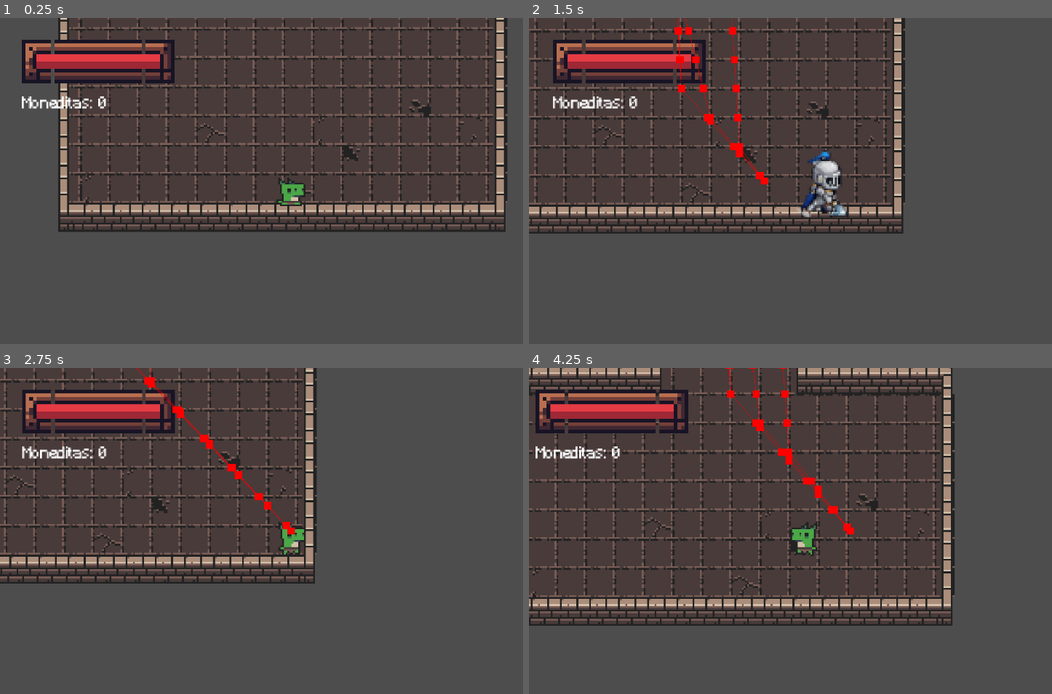
Above: before the commit, frames 1-4 (two rows, left to right).
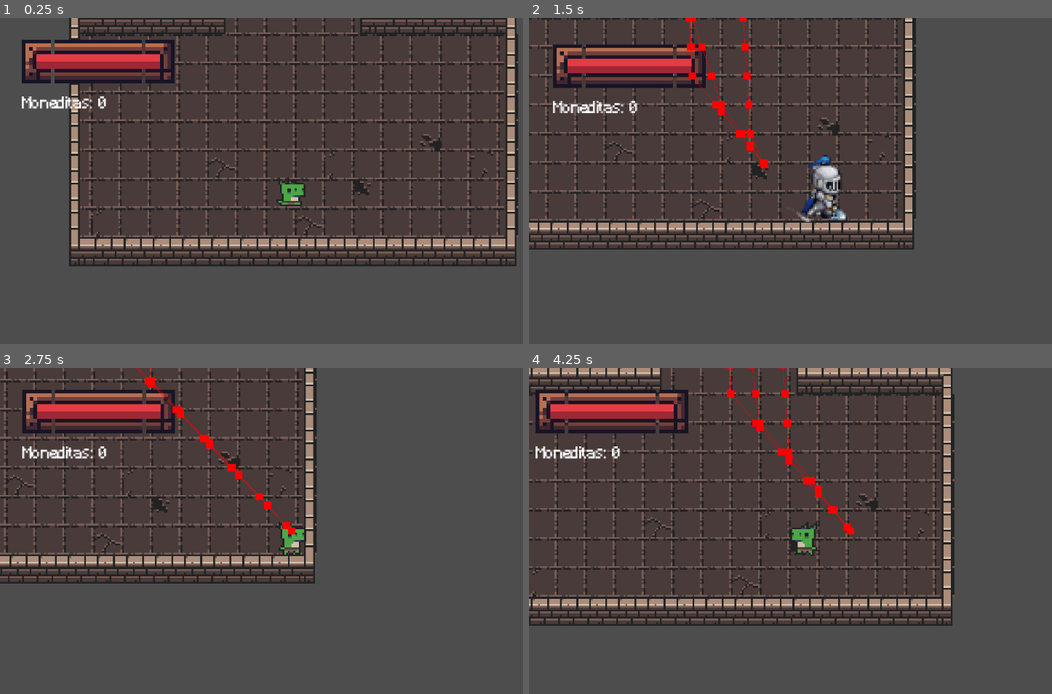
Above: after the commit, the same moments.

Repository: yoltzinbur/prueba-roguelike
Game: Godot game, scene res://Utilities/Main/Main.tscn
Same seed, same stepped clock (60 frames per second), same inputs: the game is played once before the commit and once after it.
Inputs (mouse positions are in pixels of both pictures, inside the frame that each line leads up to):
- Up to frame 1 (0.25 s): no input
- Up to frame 2 (1.5 s): tap Enter (enter) at 0.5, 0.6 s; move the mouse to (947, 164) at 0.52 s; hold D (right) 0.53-1.28 s; move the mouse to (701, 197) at 1.27 s; hold S (down) from 1.28 s (still down); click (701, 197) at 1.35 s
- Up to frame 3 (2.75 s): tap Enter (enter) at 1.55, 2.1 s; move the mouse to (350, 459) at 2.02 s; release S (down) at 2.03 s; hold D (right) from 2.03 s (still down)
- Up to frame 4 (4.25 s): move the mouse to (790, 596) at 2.77 s; release D (right) at 2.78 s; hold W (up) 2.78-3.53 s; tap R (heal) at 2.85 s; tap Enter (enter) at 3.05, 3.6 s; move the mouse to (994, 579) at 3.52 s; hold A (left) from 3.53 s (still down)

The runs differ from the first frame. In frame 1, 28% of the frame differs, in the area x 11-100%, y 0-77%; in frame 2, 25%; in frame 3, 1.3%; in frame 4, 1.4%.

Commit message:
Terminar lo del cofre y el mapita

Diff:
--- /dev/null
+++ b/Entities/Chest/Chest.tscn
@@ -0,0 +1,64 @@
+[gd_scene format=3 uid="uid://n82eoufcpx44"]
+
+[ext_resource type="Script" uid="uid://b7u8ofe7jdik8" path="res://Entities/Chest/chest.gd" id="1_5ow74"]
+[ext_resource type="Texture2D" uid="uid://b63fq7u0f4u3l" path="res://Entities/Chest/Art/chest_full_open_anim_f0.png" id="2_4ptj7"]
+[ext_resource type="Texture2D" uid="uid://q6jryekx14r3" path="res://Entities/Chest/Art/chest_full_open_anim_f1.png" id="3_x8ih0"]
+[ext_resource type="Texture2D" uid="uid://11h4ytvgexnd" path="res://Entities/Chest/Art/chest_full_open_anim_f2.png" id="4_vw88s"]
+[ext_resource type="AudioStream" uid="uid://clhy1dr81l0rp" path="res://Entities/Chest/Audio/doorOpen_2.ogg" id="5_4ptj7"]
+
+[sub_resource type="SpriteFrames" id="SpriteFrames_cl07o"]
+animations = [{
+"frames": [{
+"duration": 1.0,
+"texture": ExtResource("2_4ptj7")
+}],
+"loop": false,
+"name": &"idle",
+"speed": 5.0
+}, {
+"frames": [{
+"duration": 1.0,
+"texture": ExtResource("2_4ptj7")
+}, {
+"duration": 1.0,
+"texture": ExtResource("3_x8ih0")
+}, {
+"duration": 1.0,
+"texture": ExtResource("4_vw88s")
+}],
+"loop": false,
+"name": &"open",
+"speed": 10.0
+}]
+
+[sub_resource type="RectangleShape2D" id="RectangleShape2D_5ow74"]
+size = Vector2(16, 13)
+
+[sub_resource type="CircleShape2D" id="CircleShape2D_w3x8t"]
+radius = 18.110771
+
+[node name="Chest" type="Node2D" unique_id=1920526650]
+script = ExtResource("1_5ow74")
+drop_radius = 18.0
+
+[node name="AnimatedSprite2D" type="AnimatedSprite2D" parent="." unique_id=2081747817]
+sprite_frames = SubResource("SpriteFrames_cl07o")
+animation = &"idle"
+frame_progress = 1.0
+
+[node name="Collision" type="Area2D" parent="." unique_id=937586235]
+collision_mask = 0
+
+[node name="CollisionShape2D" type="CollisionShape2D" parent="Collision" unique_id=1472685588]
+position = Vector2(0, 1.5)
+shape = SubResource("RectangleShape2D_5ow74")
+
+[node name="Area2D" type="Area2D" parent="." unique_id=655466306]
+collision_layer = 128
+collision_mask = 64
+
+[node name="CollisionShape2D" type="CollisionShape2D" parent="Area2D" unique_id=718593842]
+shape = SubResource("CircleShape2D_w3x8t")
+
+[node name="AudioStreamPlayer" type="AudioStreamPlayer" parent="." unique_id=1870064030]
+stream = ExtResource("5_4ptj7")
--- /dev/null
+++ b/Entities/Chest/chest.gd
@@ -0,0 +1,55 @@
+extends Node2D
+
+@export var coin_scene: PackedScene = preload("res://Entities/Collectables/Coin/Coin.tscn")
+@export var coins_to_drop: int = 5
+@export var drop_radius: float = 20.0
+
+@onready var anim: AnimatedSprite2D = $AnimatedSprite2D
+@onready var interaction_area: Area2D = $Area2D
+@onready var openAudio: AudioStreamPlayer = $AudioStreamPlayer
+
+var is_player_inside: bool = false
+var is_opened: bool = false
+var player_ref: Node2D = null
+
+func _ready() -> void:
+	interaction_area.body_entered.connect(_on_body_entered)
+	interaction_area.body_exited.connect(_on_body_exited)
+
+func _process(_delta: float) -> void:
+	if is_player_inside and not is_opened and player_ref:
+		var input_component = player_ref.get_node_or_null("InputComponent")
+		if input_component and input_component.input_action:
+			open_chest()
+
+func open_chest() -> void:
+	is_opened = true
+
+	if anim.sprite_frames.has_animation("open"):
+		anim.play("open")
+		if openAudio:
+			openAudio.play()
+
+	spawn_coins()
+
+func spawn_coins() -> void:
+	for i in range(coins_to_drop):
+		var coin_instance = coin_scene.instantiate()
+
+		var angle = randf() * 2 * PI
+		var distance = randf() * drop_radius
+		var offset = Vector2(cos(angle), sin(distance)) * distance
+
+		coin_instance.global_position = global_position + offset
+
+		get_tree().current_scene.add_child(coin_instance)
+
+func _on_body_entered(body: Node2D) -> void:
+	if body.is_in_group("Player"):
+		is_player_inside = true
+		player_ref = body
+
+func _on_body_exited(body: Node2D) -> void:
+	if body == player_ref:
+		is_player_inside = false
+		player_ref = null
--- a/Utilities/Main/Main.tscn
+++ b/Utilities/Main/Main.tscn
@@ -3,6 +3,7 @@
 [ext_resource type="PackedScene" uid="uid://tomvta77ro88" path="res://Utilities/Layout1/TilemapLeyers.tscn" id="1_klho5"]
 [ext_resource type="PackedScene" uid="uid://dnug6omvsodpm" path="res://Entities/Player/Player.tscn" id="2_iqhkp"]
 [ext_resource type="PackedScene" uid="uid://dcqv5i8h7jf77" path="res://Entities/Enemies/Chort/Chort.tscn" id="3_iqhkp"]
+[ext_resource type="PackedScene" uid="uid://n82eoufcpx44" path="res://Entities/Chest/Chest.tscn" id="5_e0a8v"]
 [ext_resource type="AudioStream" uid="uid://cd8m66jogfoll" path="res://Assets/Audio/syncraftianofficial-syncraftian-dungeon-355360.mp3" id="5_j2w0w"]
 
 [node name="Main" type="Node2D" unique_id=1509926915]
@@ -10,6 +11,9 @@
 [node name="TilemapLeyers" parent="." unique_id=1906257315 instance=ExtResource("1_klho5")]
 
 [node name="Collectibles" type="Node2D" parent="." unique_id=299475727]
+
+[node name="Chest" parent="." unique_id=1920526650 instance=ExtResource("5_e0a8v")]
+position = Vector2(240, -408)
 
 [node name="Enemies" type="Node2D" parent="." unique_id=1798617882]
 
@@ -26,7 +30,7 @@
 position = Vector2(429, -325)
 
 [node name="Player" parent="." unique_id=1539473209 instance=ExtResource("2_iqhkp")]
-position = Vector2(244, 244)
+position = Vector2(238, 225)
 
 [node name="Music" type="AudioStreamPlayer" parent="." unique_id=1124704745]
 stream = ExtResource("5_j2w0w")
--- a/project.godot
+++ b/project.godot
@@ -88,6 +88,7 @@
 2d_physics/layer_5="collectibles"
 2d_physics/layer_6="hitbox_player"
 2d_physics/layer_7="player"
+2d_physics/layer_8="interactive"
 
 [physics]
 
Binary file added: Entities/Chest/Art/chest_full_open_anim_f0.png
Not shown, added: Entities/Chest/Art/chest_full_open_anim_f0.png.import
Binary file added: Entities/Chest/Art/chest_full_open_anim_f1.png
Not shown, added: Entities/Chest/Art/chest_full_open_anim_f1.png.import
Binary file added: Entities/Chest/Art/chest_full_open_anim_f2.png
Not shown, added: Entities/Chest/Art/chest_full_open_anim_f2.png.import
Not shown, added: Entities/Chest/Audio/doorOpen_2.ogg.import
Not shown, added: Entities/Chest/chest.gd.uid
Not shown, added: Entities/Chest/Audio/doorOpen_2.ogg
